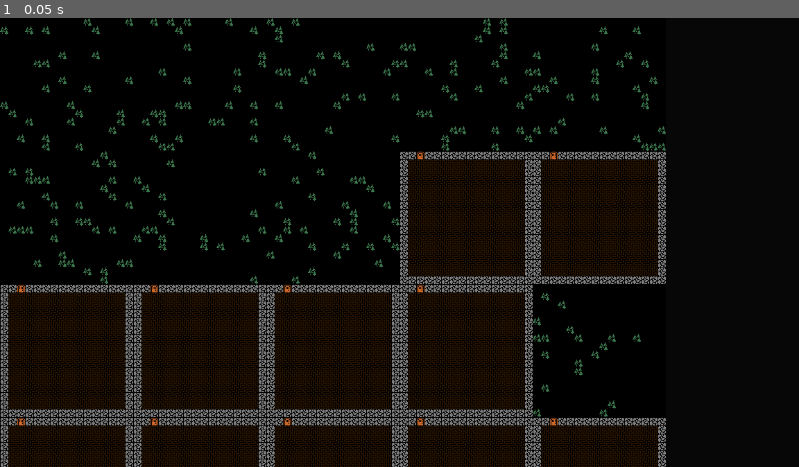
Above: before the commit, frame 1.
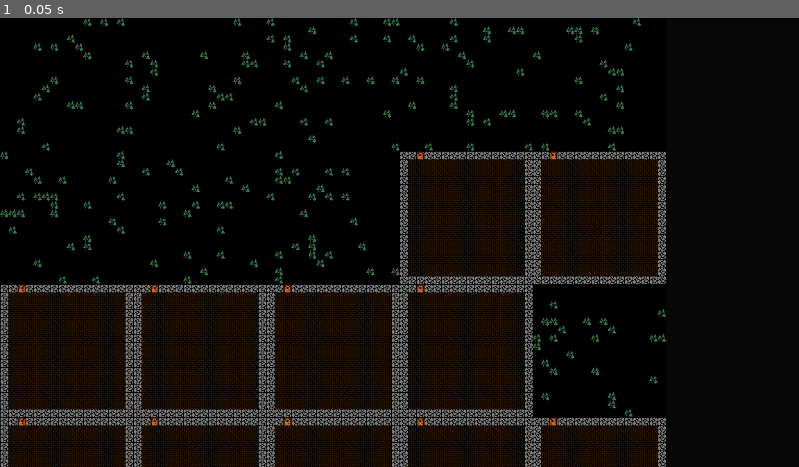
Above: after the commit, the same moment.

Repository: AchillesKastanas/Untitled-Dungeon-Crawler
Game: Godot game, scene res://scenes/Main.tscn
The game is run twice, just before and just after one commit, with the same random seed, the same clock (stepped at 60 frames per second) and the same inputs.
Inputs:
- Up to frame 1 (0.05 s): no input

The runs differ from the first frame. In frame 1, 4.1% of the frame differs, in the area x 0-84%, y 0-89%.

Commit message:
created RoomManager

Diff:
--- a/scenes/Main.tscn
+++ b/scenes/Main.tscn
@@ -1,7 +1,8 @@
-[gd_scene load_steps=3 format=3 uid="uid://bckcbriipq73g"]
+[gd_scene load_steps=4 format=3 uid="uid://bckcbriipq73g"]
 
 [ext_resource type="Script" path="res://scripts/DungeonGenerator.gd" id="1_cah65"]
 [ext_resource type="TileSet" uid="uid://b8wu2ro5k3jhy" path="res://assets/tileset.tres" id="2_ucrl0"]
+[ext_resource type="Script" path="res://scripts/RoomGenerator.gd" id="3_g0c5g"]
 
 [node name="Main" type="Node2D"]
 
@@ -10,7 +11,10 @@
 [node name="DungeonGenerator" type="Node2D" parent="LevelContainer"]
 script = ExtResource("1_cah65")
 
-[node name="TileMap" type="TileMap" parent="."]
+[node name="RoomGenerator" type="Node2D" parent="LevelContainer/DungeonGenerator"]
+script = ExtResource("3_g0c5g")
+
+[node name="TileMap" type="TileMap" parent="LevelContainer"]
 texture_filter = 1
 tile_set = ExtResource("2_ucrl0")
 rendering_quadrant_size = 12
--- a/scripts/DungeonGenerator.gd
+++ b/scripts/DungeonGenerator.gd
@@ -11,19 +11,17 @@
 # Room size setup
 var room_dimensions = Vector2( room_size, room_size )
 
-# Tilemap referece
-@onready var tile_map = $"../../TileMap"
-
 
 func _ready():
-	var generated_map_rooms = []
-	generated_map_rooms = generate_map()
-	draw_map( generated_map_rooms )
+	# Room manager reference
+	var room_manager = get_node( "RoomGenerator" )
 
-# Block coordinates to actual World coordinates convertion
-func block_to_world_coords( block_position: Vector2 ) -> Vector2:
-	return block_position
-	#return block_position * block_size
+	# Start the generation
+	if room_manager:
+		var generated_map_rooms = generate_map()
+		draw_map(generated_map_rooms, room_manager)
+	else:
+		print( "RoomManager node not found or not ready yet ? " )
 
 # Room coordinates to actual World coordinates convertion
 func room_to_world_coords( room_position: Vector2 ) -> Vector2:
@@ -37,7 +35,7 @@
 	return false
 
 # Draw map
-func draw_map( generated_map_rooms: Array[Vector2] ):
+func draw_map( generated_map_rooms: Array[Vector2], room_manager ):
 	for room_pos_x in range( map_dimensions.x ):
 		for room_pos_y in range( map_dimensions.y ):
 			var is_room_empty = true
@@ -52,93 +50,7 @@
 			# Pick a random entrance point for each room
 			var room_entrance_coords = Vector2( room_starting_coords.x + 2, room_starting_coords.y )
 			# Check if
-			draw_room( room_starting_coords, room_ending_coords, room_entrance_coords, is_room_empty )
-
-# Draw Room - Transfer each room into a different scene ? Avoid all the world positioning ?
-func draw_room( room_starting_coords: Vector2, room_ending_coords: Vector2, entrance_coords: Vector2, is_room_empty: bool ):
-	for room_pos_x in range( room_starting_coords.x, room_ending_coords.x ):
-		for room_pos_y in range( room_starting_coords.y, room_ending_coords.y ):
-			# Block position relative to room
-			var block_pos = Vector2( room_pos_x, room_pos_y )
-			# Block position relative to the world
-			var actual_block_pos = block_to_world_coords( block_pos )
-			# Wall -> Is on the outer part of the room
-			var is_wall = false
-			var is_door = false
-			if room_pos_x == room_starting_coords.x or room_pos_x == ( room_starting_coords.x + room_dimensions.x - 1 ) or room_pos_y == room_starting_coords.y or room_pos_y == ( room_starting_coords.y + room_dimensions.y - 1 ):
-				is_wall = true
-			# TODO - USE ACTUALL WORLD COORDS
-			if block_pos == entrance_coords:
-				is_door = true
-			draw_block( actual_block_pos, is_wall, is_door, is_room_empty )
-
-# Draw Cell in given position
-#func draw_block( block_pos, is_wall, is_door, is_room_empty ):
-	#var block_label = Label.new()
-	#if is_door:
-		#block_label.text = " "
-	## Is on the outer part of the room
-	#elif is_wall:
-		#block_label.text = "#"
-	## Is on the inner part of the room
-	#else:
-		#block_label.text = "."
-		#if is_room_empty:
-			#block_label.add_theme_color_override( "font_color", Color( "333333" ) )
-		#else:
-			#block_label.add_theme_color_override( "font_color", Color( "FFFDD0" ) )
-	#block_label.add_theme_font_size_override( "font_size", block_size )
-	## Place block in the world
-	#block_label.position = block_pos
-	#add_child( block_label )
-
-func draw_block(block_pos: Vector2, is_wall: bool, is_door: bool, is_room_empty: bool):
-	var tile_id = -1
-
-	if not is_room_empty:
-		if is_door:
-			tile_id = find_tile_id( Vector2i( 10, 1 ) )   # Atlas coordinates for doors
-		elif is_wall:
-			tile_id = find_tile_id( Vector2i( 0, 2 ) )   # Atlas coordinates for walls
-		else:
-			tile_id = find_tile_id( Vector2i( 8, 5 ) )   # Atlas coordinates for floors
-	else:
-		var random_value = randi() % 100 # 0 - 100
-		const void_spawn_chance = 90
-
-		if random_value <= void_spawn_chance:
-			# 80% change
-			tile_id = find_tile_id( Vector2i( 16, 0 ) )   # Atlas coordinates for empty rooms / void
-		else:
-			# 20% chance
-			tile_id = find_tile_id( Vector2i( 2, 34 ) )   # Atlas coordinates for empty rooms / trees
-
-	if tile_id != Vector2i( -1, -1 ):
-		tile_map.set_cell( 0, block_pos, 0, tile_id )
-
-	# Customize tile appearance based on additional conditions
-	#if is_room_empty:
-		# Adjust tile appearance (e.g., color)
-		#tile_map.set_cell_color(block_pos, Color(0.2, 0.2, 0.2))  # Example: Set tile color to dark gray
-	#else:
-		# Adjust tile appearance differently (e.g., color)
-		#tile_map.set_cell_color(block_pos, Color(1, 1, 0.82))  # Example: Set tile color to light yellow
-
-func find_tile_id( tile_id: Vector2i ) -> Vector2i:
-	var tileset_source = tile_map.tile_set.get_source(0)  # Assuming tile_map and its tile_set are already defined
-
-	var tileset_tiles_count = tileset_source.get_tiles_count()
-
-	for i in range( tileset_tiles_count ):
-		var current_tile_id = tileset_source.get_tile_id( i )
-
-		if current_tile_id == tile_id:
-			return tile_id
-
-	return Vector2i( -1, -1 )  # Tile not found
-
-
-# ------------------------------------------ TESTING GROUNDS
+			room_manager.draw_room( room_starting_coords, room_ending_coords, room_entrance_coords, is_room_empty )
 
 func generate_map() -> Array[Vector2]:
 	var created_rooms: Array[Vector2] = []
--- /dev/null
+++ b/scripts/RoomGenerator.gd
@@ -0,0 +1,70 @@
+extends Node2D
+
+
+# Block size setup
+const map_size = 5    # rooms
+const room_size = 16  # blocks
+const block_size = 12 # pixels ? ( Currently is the Label size )
+# Map size setup
+var map_dimensions = Vector2( map_size, map_size )
+# Room size setup
+var room_dimensions = Vector2( room_size, room_size )
+
+@onready var tile_map = $"../../TileMap"
+
+func _ready():
+	print( "Room Manager Ready" )
+
+# Loads the requested tile from the tilemap based on Atlas coordinates ( tile_id )
+func find_tile_id( tile_id: Vector2i ) -> Vector2i:
+	var tileset_source = tile_map.tile_set.get_source(0)  # Assuming tile_map and its tile_set are already defined
+
+	var tileset_tiles_count = tileset_source.get_tiles_count()
+
+	for i in range( tileset_tiles_count ):
+		var current_tile_id = tileset_source.get_tile_id( i )
+
+		if current_tile_id == tile_id:
+			return tile_id
+
+	return Vector2i( -1, -1 )  # Tile not found
+
+# Draw Room
+func draw_room( room_starting_coords: Vector2, room_ending_coords: Vector2, entrance_coords: Vector2, is_room_empty: bool ):
+	for room_pos_x in range( room_starting_coords.x, room_ending_coords.x ):
+		for room_pos_y in range( room_starting_coords.y, room_ending_coords.y ):
+			# Block position relative to room
+			var block_pos = Vector2( room_pos_x, room_pos_y )
+			# Wall -> Is on the outer part of the room
+			var is_wall = false
+			var is_door = false
+			if room_pos_x == room_starting_coords.x or room_pos_x == ( room_starting_coords.x + room_dimensions.x - 1 ) or room_pos_y == room_starting_coords.y or room_pos_y == ( room_starting_coords.y + room_dimensions.y - 1 ):
+				is_wall = true
+			# TODO - USE ACTUALL WORLD COORDS
+			if block_pos == entrance_coords:
+				is_door = true
+			draw_block( block_pos, is_wall, is_door, is_room_empty )
+
+func draw_block( block_pos: Vector2, is_wall: bool, is_door: bool, is_room_empty: bool ):
+	var tile_id = -1
+
+	if not is_room_empty:
+		if is_door:
+			tile_id = find_tile_id( Vector2i( 10, 1 ) )   # Atlas coordinates for doors
+		elif is_wall:
+			tile_id = find_tile_id( Vector2i( 0, 2 ) )   # Atlas coordinates for walls
+		else:
+			tile_id = find_tile_id( Vector2i( 8, 5 ) )   # Atlas coordinates for floors
+	else:
+		var random_value = randi() % 100 # 0 - 100
+		const void_spawn_chance = 90
+
+		if random_value <= void_spawn_chance:
+			# 80% change
+			tile_id = find_tile_id( Vector2i( 16, 0 ) )   # Atlas coordinates for empty rooms / void
+		else:
+			# 20% chance
+			tile_id = find_tile_id( Vector2i( 2, 34 ) )   # Atlas coordinates for empty rooms / trees
+
+	if tile_id != Vector2i( -1, -1 ):
+		tile_map.set_cell( 0, block_pos, 0, tile_id )
Not shown, added: .DS_Store
